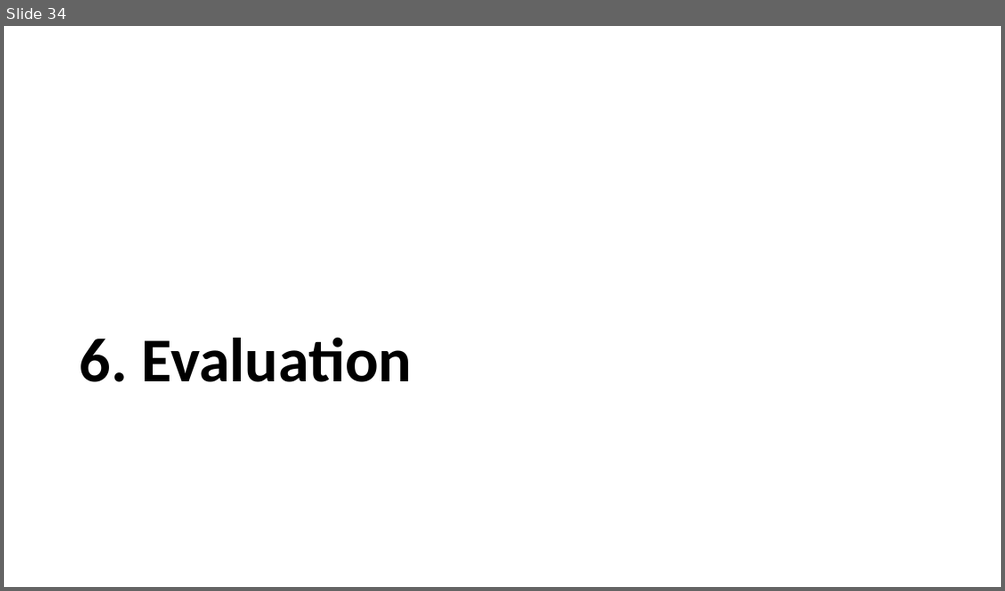
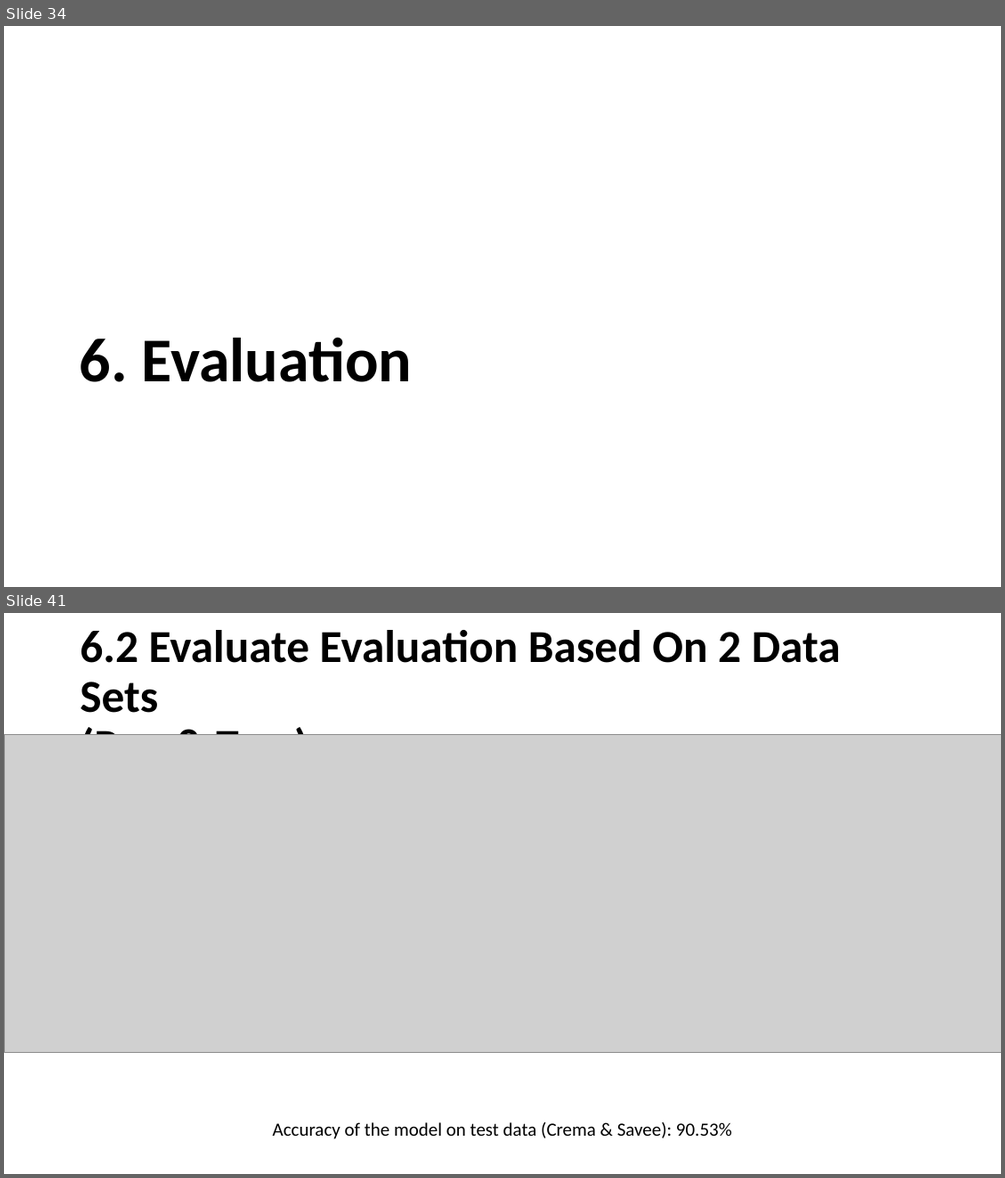
Before and after one commit to nghng/Emotion-Classification, a slide deck: Speech Emotion Recognition.pptx. Shown one above the other, each under a label of ours: slide 34 before the commit, slides 34 and 41 after it; the slides between them are not shown. The pictures are 1005x591 and 1005x1178 pixels, drawn with LibreOffice and Linux fonts; fonts in the diff are those of the drawing; grey boxes stand for pictures; background and template pictures are left out. Boxes give left, top, right and bottom in pixels: in the first picture for what was removed or moved away, otherwise in the second. Text is boxed around its words. In the diff, an @@ line names an element or a change of style, - is before the commit and + after.

Commit message:
update data

```diff
--- a/Speech Emotion Recognition.pptx
+++ b/Speech Emotion Recognition.pptx
@@ slide 41 added at (4, 613, 1001, 1174), background picture (left out) @@
@@ title added at (80, 630, 841, 735), 44 pt, text #000000, bold @@
+6.2 Evaluate Evaluation Based On 2 Data Sets
+(Rav & Tess)
@@ picture added at (4, 735, 1001, 1053) @@
@@ text added at (273, 1122, 732, 1139), 18 pt, text #000000 @@
+Accuracy of the model on test data (Crema & Savee): 90.53%
```
Also in this commit, not shown: 4 slides changed, 5 other slides added, 5 other files.
